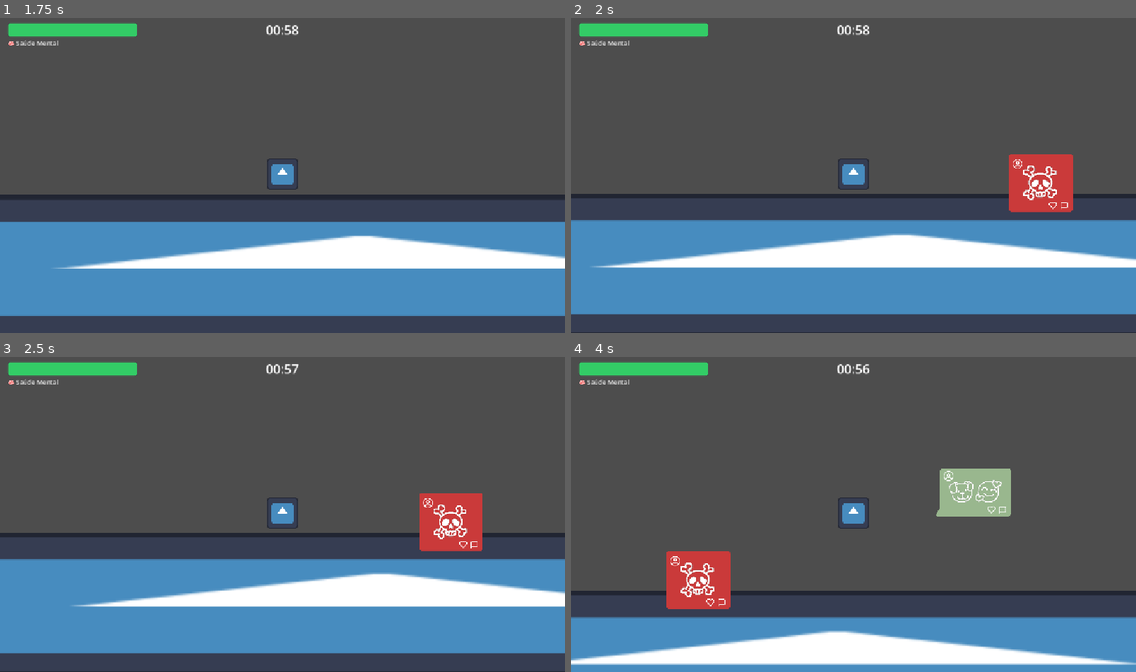
Above: before the commit, frames 1-4 (two rows, left to right).
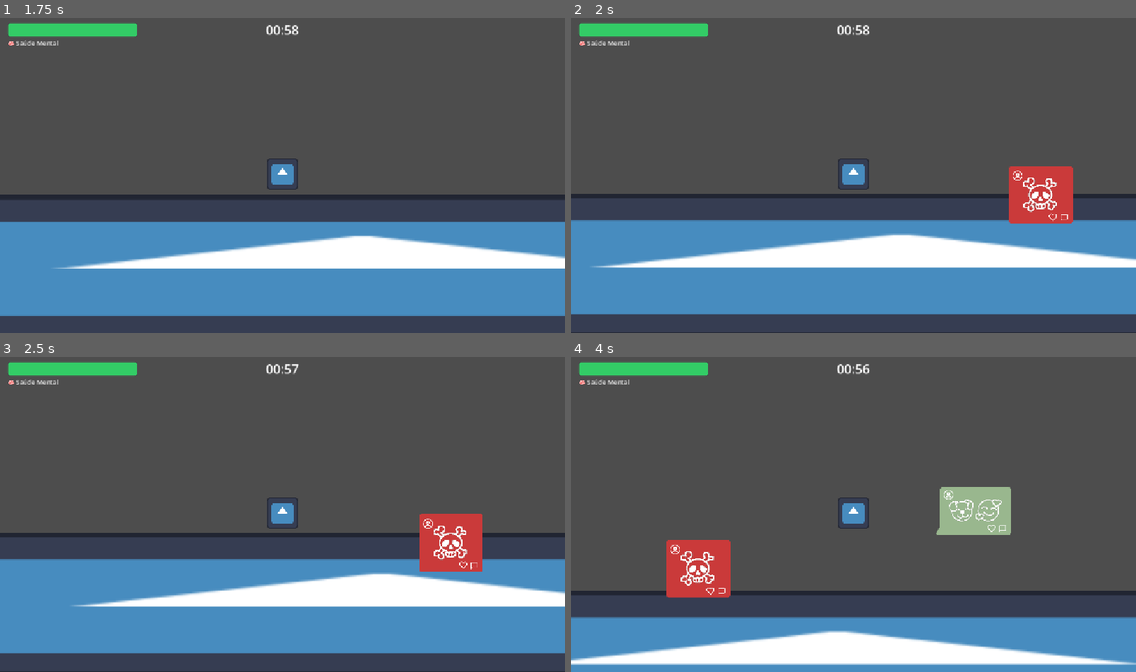
Above: after the commit, the same moments.

Repository: mota-pedro/projeto-ese
Game: Godot game, scene res://primeira_fase.tscn
Two runs of this game, one before a commit and one after it. Both use one fixed random seed, a clock stepped at 60 frames per second and the inputs below. The engine's default icon, where the game draws it, is replaced by a stand-in: a white triangle on a blue panel in a dark square.
Inputs:
- Up to frame 1 (1.75 s): tap Enter (ui_accept) at 0.5, 0.77, 1.52 s; hold Right (ui_right) from 0.53 s (still down)
- Up to frame 2 (2 s): keep holding Right (ui_right)
- Up to frame 3 (2.5 s): release Right (ui_right) at 2.03 s; hold Left (ui_left) from 2.03 s (still down)
- Up to frame 4 (4 s): release Left (ui_left) at 2.78 s; hold Right (ui_right) from 2.78 s (still down); tap Enter (ui_accept) at 3.02, 3.77 s

Frame 1 is identical in both runs. In frame 2, 1.3% of the frame differs, in the area x 77-89%, y 43-66%; in frame 3, 1.8%; in frame 4, 3.1%, in the area x 16-78%, y 35-81%.

Commit message:
feat: movimento dos posts oscilando verticalmente

Diff:
--- a/obstacle_spawner.gd
+++ b/obstacle_spawner.gd
@@ -39,16 +39,21 @@
 	var post = post_scene.instantiate()
 	get_tree().root.add_child(post)
 
-	# Spawna na borda direita da câmera
 	var screen_w = get_viewport().size.x
 	var screen_h = get_viewport().size.y
+
 	var cam_x = camera.global_position.x if camera else 0.0
 	var cam_y = camera.global_position.y if camera else 0.0
 
 	var spawn_x = cam_x + (screen_w / 2.0) + 100.0
-	var spawn_y = cam_y + randf_range(-screen_h * 0.25, screen_h * 0.25)
+
+	# aleatório dentro da tela (ajuste os 0.2 / 0.3 se quiser outra faixa)
+	var spawn_y = cam_y + randf_range(-screen_h * 0.3, screen_h * 0.3)
 
 	post.global_position = Vector2(spawn_x, spawn_y)
+
+	# centro da oscilação é a altura de spawn
+	post.origin_y = spawn_y
 
 	var is_positive = randf() < positive_chance
 	post.setup(
--- a/post.gd
+++ b/post.gd
@@ -1,10 +1,14 @@
-# post.gd
 extends CharacterBody2D
 
 enum PostType { POSITIVE, NEGATIVE }
 
 var post_type: PostType = PostType.NEGATIVE
 var speed: float = 280.0
+
+var amplitude: float = 40.0     # altura da oscilação
+var frequency: float = 2.5      # velocidade da oscilação
+var time: float = 0.0
+var origin_y: float = 0.0       # centro da oscilação
 
 const POSITIVE_SPRITES = [
 	preload("res://assets/posts/post_positivo_01.png"),
@@ -23,6 +27,10 @@
 	if hitbox:
 		hitbox.body_entered.connect(_on_body_entered)
 
+	# se o spawner não setar origin_y, usa o Y atual
+	if origin_y == 0.0:
+		origin_y = global_position.y
+
 func setup(type: PostType, spd: float):
 	post_type = type
 	speed = spd
@@ -35,9 +43,15 @@
 		sprite.texture = NEGATIVE_SPRITES[randi() % NEGATIVE_SPRITES.size()]
 
 func _physics_process(delta):
+	time += delta
+
+	# movimento horizontal
 	position.x -= speed * delta
 
-	# Some quando sair da borda esquerda da câmera
+	# oscilação vertical ao redor do origin_y
+	position.y = origin_y + sin(time * frequency) * amplitude
+
+	# remover quando sair da tela
 	var cam = get_tree().get_first_node_in_group("camera")
 	var left_limit = cam.global_position.x - get_viewport().size.x if cam else -300.0
 	if position.x < left_limit - 100.0:
